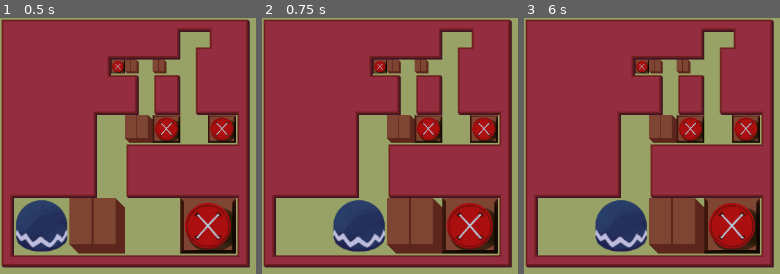
Above: before the commit, frames 1-3 (left to right).
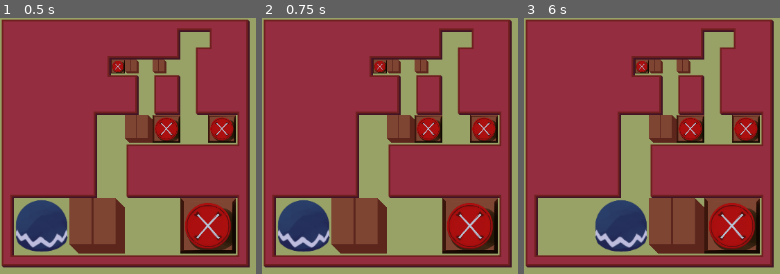
Above: after the commit, the same moments.

Repository: hulien22/gmtk2024
Game: Godot game, scene res://scenes/main.tscn
The game is run twice, just before and just after one commit, with the same random seed, the same clock (stepped at 60 frames per second) and the same inputs.
Inputs:
- Up to frame 1 (0.5 s): no input
- Up to frame 2 (0.75 s): tap Enter (ui_accept) at 0.5 s; hold Right (ui_right) from 0.53 s (still down); hold Z (Undo) from 0.53 s (still down)
- Up to frame 3 (6 s): tap Enter (ui_accept) at 0.77, 1.25, 1.52, 2.75, 3.02, 3.77, 4.25, 4.52 s; release Right (ui_right) at 1.28 s; release Z (Undo) at 1.28 s; hold Down (ui_down) 1.28-2.03 s; tap X (ToggleSwitch) at 1.35, 5.85 s; tap Z (Undo) at 1.55, 2.85, 3.8, 4.35 s; tap R (ResetLevel) at 2, 3.5, 4.15 s; hold Right (ui_right) 2.03-2.78 s; hold Z (Undo) 2.03-2.78 s; hold Up (ui_up) 2.78-3.53 s; hold X (ToggleSwitch) 3.53-4.28 s; hold Left (ui_left) 3.53-5.03 s; hold Down (ui_down) 5.03-5.78 s; hold Z (Undo) 5.03-5.78 s; hold Right (ui_right) from 5.78 s (still down)

Frame 1 is identical in both runs. In frame 2, 13% of the frame differs, in the area x 6-71%, y 70-93%; in frame 3, nothing differs.

Commit message:
undo and reset

Diff:
--- a/scripts/level.gd
+++ b/scripts/level.gd
@@ -200,6 +200,7 @@
 	state_stack.pop_back()
 	dead = false
 	# don't update any colors, previous state should already have sorted that out
+	rendered_level.init(self)
 	return true
 
 func Reset() -> bool:
@@ -207,6 +208,7 @@
 	state_stack.push_back(starting_state)
 	dead = false
 	# don't update completed, that stays
+	rendered_level.init(self)
 	return true
 
 func UpdateState(new_state: LevelState):
@@ -241,6 +243,8 @@
 				button_is_activated = true
 			if button_is_activated:
 				new_state.level_color_states[obj.color] = !new_state.level_color_states[obj.color]
+				obj.activated = true
+			obj.activated = false
 
 			var anim_event: AnimationEvent = AnimationEvent.new()
 			if button_is_activated:
--- a/scripts/render/rendered_level.gd
+++ b/scripts/render/rendered_level.gd
@@ -25,6 +25,8 @@
 	#$GridOffset/PM.init(data, TileObj.TileSize.MEDIUM)
 	#$GridOffset/PS.init(data, TileObj.TileSize.SMALL)
 
+	for obj in objects:
+		obj.queue_free()
 	objects.clear()
 
 	if true:
@@ -65,6 +67,8 @@
 			objects.push_back(node)
 			$GridOffset/Player.add_child(node)
 
+		# TODO handle deletion events
+
 		# find corresponding object
 		var found_obj = false
 		for obj in objects:
